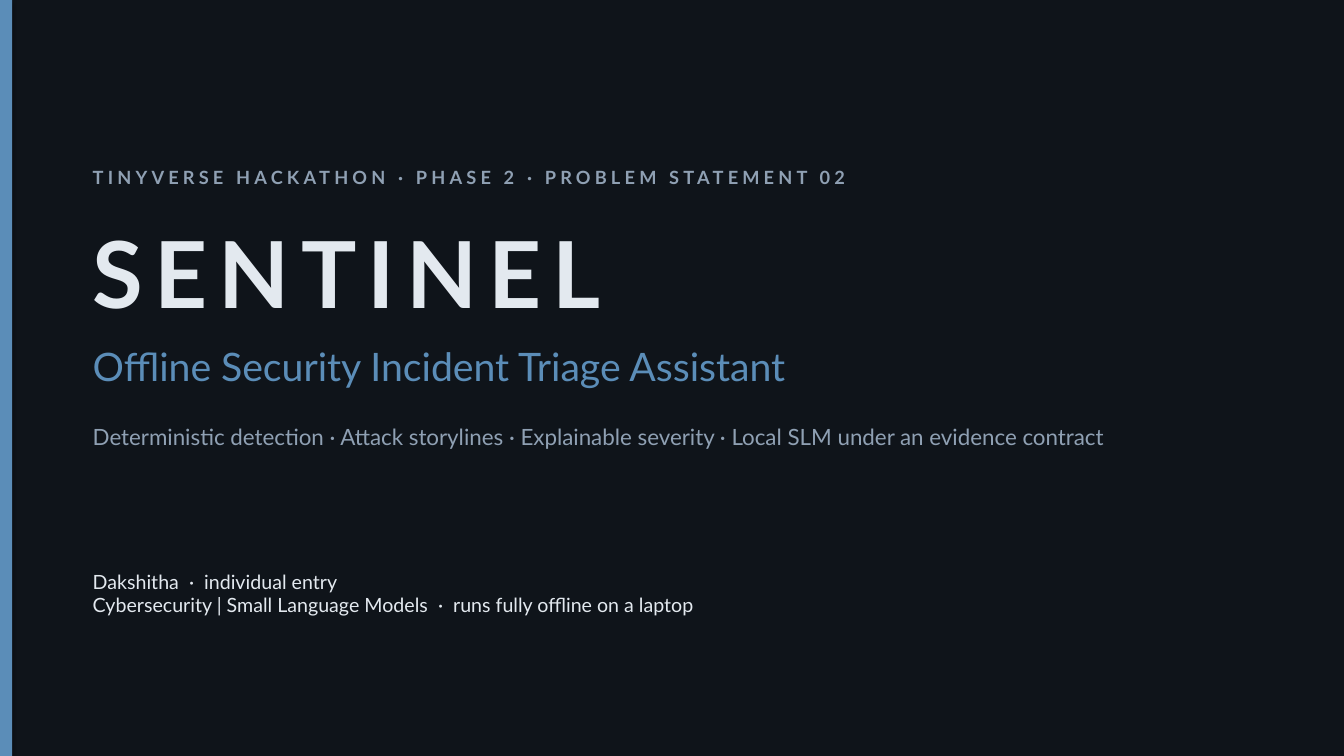
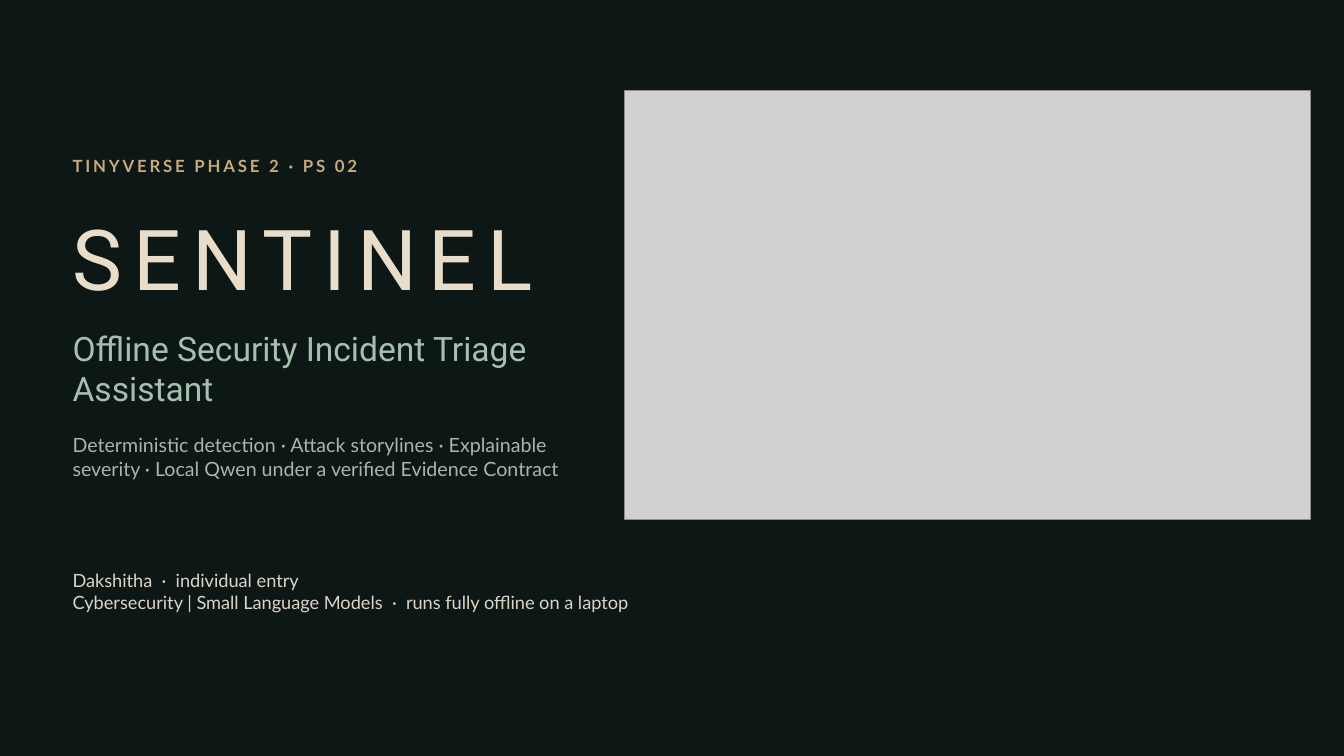
Before and after one commit to dakshitha0705/SENTINEL, a slide deck: slide 1 of presentation/SENTINEL_Tinyverse_PS02.pptx. Drawn at 1344x756 pixels with LibreOffice and Linux fonts; fonts in the diff are those of the drawing; grey boxes stand for pictures. Boxes give left, top, right and bottom in pixels: in the first picture for what was removed or moved away, otherwise in the second. Text is boxed around its words. In the diff, an @@ line names an element or a change of style, - is before the commit and + after.

```diff
--- a/presentation/SENTINEL_Tinyverse_PS02.pptx
+++ b/presentation/SENTINEL_Tinyverse_PS02.pptx
@@ background #0F141A to #0D1716 @@
@@ rectangle removed at [0, 0, 12, 756] @@
@@ picture added at [625, 91, 1311, 519] @@
@@ text at [73, 159, 357, 172]: text changed; size 13 to 12 pt; text colour #8FA0B3 to #C8AA7C @@
-TINYVERSE HACKATHON · PHASE 2 · PROBLEM STATEMENT 02
+TINYVERSE PHASE 2 · PS 02
@@ text "SENTINEL": place and size @@
-text "SENTINEL" at [93, 240, 601, 309]
+text "SENTINEL" at [73, 229, 533, 291]
@@ text "SENTINEL" at [73, 229, 533, 291]: size 66 to 60 pt, font Lato to Roboto, text colour #E3E9EF to #E8DDC9, bold off @@
@@ text "Offline Security Incident Triage Assistant": place and size @@
-text "Offline Security Incident Triage Assistant" at [93, 352, 785, 388]
+text "Offline Security Incident Triage Assistant" at [73, 335, 526, 402]
@@ text "Offline Security Incident Triage Assistant" at [73, 335, 526, 402]: size 28 to 24 pt, font Lato to Roboto, text colour #5B8DB8 to #A7BFAF @@
@@ text at [73, 437, 558, 480]: text changed; size 16 to 14 pt; text colour #8FA0B3 to #A9B6AE @@
-Deterministic detection · Attack storylines · Explainable severity · Local SLM under an evidence contract
+Deterministic detection · Attack storylines · Explainable severity · Local Qwen under a verified Evidence Contract
@@ text "Dakshitha · individual entry": place and size @@
-text "Dakshitha · individual entry" at [93, 574, 693, 616]
+text "Dakshitha · individual entry" at [73, 573, 628, 613]
@@ text "Dakshitha · individual entry" at [73, 573, 628, 613]: size 14 to 13 pt, text colour #E3E9EF to #DCD5C6 @@
```
Also in this commit, not shown: 9 other slides changed, 8 slides added, 5 slides removed, 36 other files.
